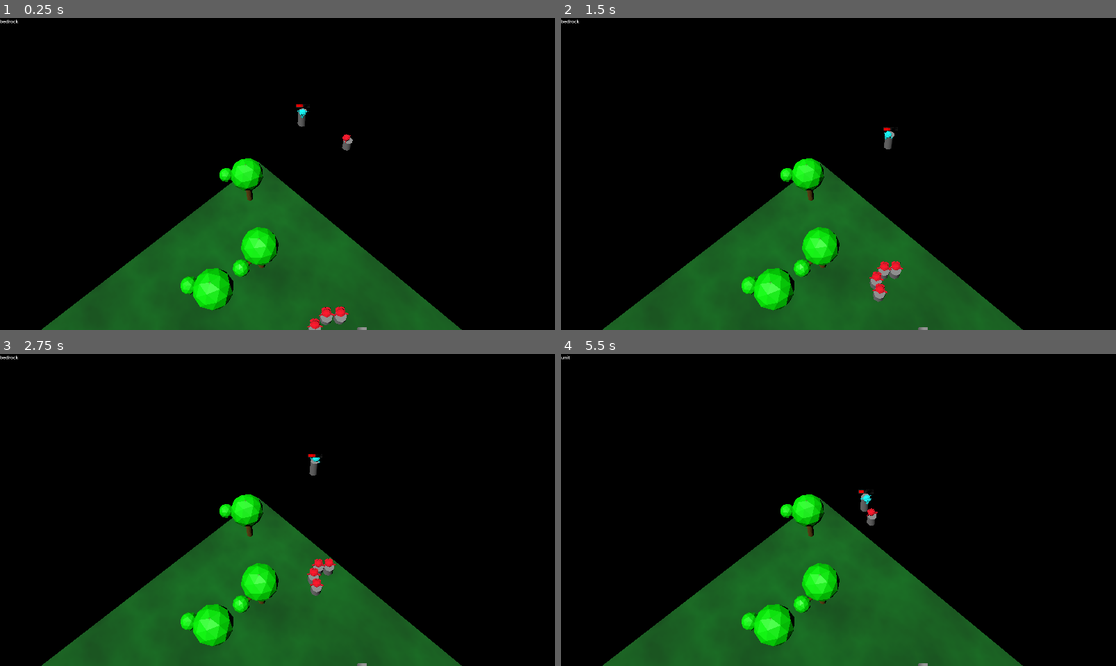
Above: before the commit, frames 1-4 (two rows, left to right).
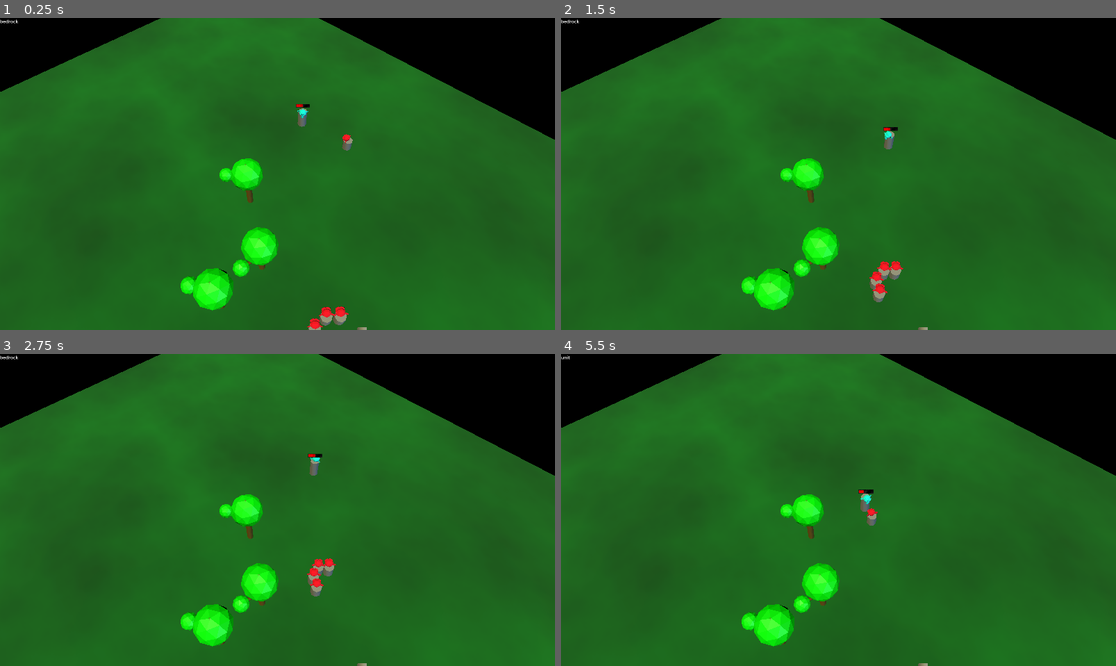
Above: after the commit, the same moments.

Repository: r0nk/midlane
Game: Godot game, scene res://main3d.tscn
Two runs of this game, one before a commit and one after it. Both use one fixed random seed, a clock stepped at 60 frames per second and the inputs below.
Inputs (mouse positions are in pixels of both pictures, inside the frame that each line leads up to):
- Up to frame 1 (0.25 s): no input
- Up to frame 2 (1.5 s): move the mouse to (960, 158) at 0.52 s; right-click (960, 158) at 0.6 s; move the mouse to (727, 189) at 1.27 s; right-click (727, 189) at 1.35 s
- Up to frame 3 (2.75 s): move the mouse to (333, 441) at 2.02 s; right-click (333, 441) at 2.1 s
- Up to frame 4 (5.5 s): move the mouse to (810, 572) at 2.77 s; right-click (810, 572) at 2.85 s; move the mouse to (1005, 556) at 3.52 s; right-click (1005, 556) at 3.6 s; move the mouse to (672, 463) at 4.27 s; right-click (672, 463) at 4.35 s; move the mouse to (866, 510) at 5.02 s; right-click (866, 510) at 5.1 s

The runs differ from the first frame. In frame 1, 68% of the frame differs, in the area x 0-100%, y 0-100%; in frame 2, 68%; in frame 3, 68%; in frame 4, 68%.

Commit message:
start of move for tower to 3d

Diff:
--- a/main.tscn
+++ b/main.tscn
@@ -95,7 +95,6 @@
 
 [node name="bad_tower" parent="." instance=ExtResource("6_3ftjk")]
 position = Vector2(1200, 56)
-team = "bad"
 
 [node name="Camera2D" type="Camera2D" parent="."]
 z_index = 1
--- a/main3d.tscn
+++ b/main3d.tscn
@@ -1,10 +1,11 @@
-[gd_scene load_steps=25 format=3 uid="uid://0vqxkwa3nw8q"]
+[gd_scene load_steps=32 format=3 uid="uid://0vqxkwa3nw8q"]
 
 [ext_resource type="Script" path="res://Camera3D.gd" id="1_kwj0e"]
 [ext_resource type="Script" path="res://unit.gd" id="2_l5ywj"]
 [ext_resource type="PackedScene" uid="uid://bhek1084fhjrp" path="res://models/tree.glb" id="2_un76p"]
 [ext_resource type="Script" path="res://pathfinding.gd" id="2_xwc7q"]
 [ext_resource type="PackedScene" uid="uid://b82fju5la8bll" path="res://health.tscn" id="4_xycq2"]
+[ext_resource type="Script" path="res://tower.gd" id="5_3daxr"]
 [ext_resource type="Script" path="res://barracks.gd" id="5_d55da"]
 [ext_resource type="PackedScene" uid="uid://b6a0ritw02bxx" path="res://creep.tscn" id="6_n1ja7"]
 
@@ -53,6 +54,23 @@
 [sub_resource type="ViewportTexture" id="ViewportTexture_0by5y"]
 viewport_path = NodePath("sv")
 
+[sub_resource type="Gradient" id="Gradient_065k4"]
+colors = PackedColorArray(0.29634, 0.294337, 0.294337, 1, 0.540732, 0.540732, 0.540732, 1)
+
+[sub_resource type="FastNoiseLite" id="FastNoiseLite_vd2y2"]
+
+[sub_resource type="NoiseTexture2D" id="NoiseTexture2D_cedio"]
+color_ramp = SubResource("Gradient_065k4")
+noise = SubResource("FastNoiseLite_vd2y2")
+
+[sub_resource type="StandardMaterial3D" id="StandardMaterial3D_t1fr4"]
+albedo_texture = SubResource("NoiseTexture2D_cedio")
+
+[sub_resource type="ShaderMaterial" id="ShaderMaterial_wmvo8"]
+
+[sub_resource type="BoxShape3D" id="BoxShape3D_ge5by"]
+size = Vector3(2.03027, 3.91205, 1.99817)
+
 [sub_resource type="ParticleProcessMaterial" id="ParticleProcessMaterial_ww2w6"]
 emission_shape = 1
 emission_sphere_radius = 1.0
@@ -128,6 +146,30 @@
 texture = SubResource("ViewportTexture_0by5y")
 regen_rate = 5
 
+[node name="tower" type="StaticBody3D" parent="."]
+transform = Transform3D(1, 0, 0, 0, 1, 0, 0, 0, 1, 2.73634, 0.5113, 3.07327)
+script = ExtResource("5_3daxr")
+
+[node name="model" type="CSGCylinder3D" parent="tower"]
+transform = Transform3D(1, 0, 0, 0, 1, 0, 0, 0, 1, 0, 1.36039, 0)
+radius = 1.0
+height = 4.0
+material = SubResource("StandardMaterial3D_t1fr4")
+
+[node name="turret" type="CSGBox3D" parent="tower/model"]
+transform = Transform3D(0.577892, 0, 0, 0, 0.577892, 0, 0, 0, 0.577892, 0, 2.72346, 0)
+size = Vector3(2, 2, 2)
+material = SubResource("ShaderMaterial_wmvo8")
+
+[node name="CSGBox3D2" type="CSGBox3D" parent="tower/model/turret"]
+transform = Transform3D(1, 0, 0, 0, 1, 0, 0, 0, 1, 0, 0, -1.06886)
+size = Vector3(1, 1, 3)
+material = SubResource("ShaderMaterial_wmvo8")
+
+[node name="CollisionShape3D" type="CollisionShape3D" parent="tower"]
+transform = Transform3D(1, 0, 0, 0, 1, 0, 0, 0, 1, -0.0161133, 1.45602, -0.024353)
+shape = SubResource("BoxShape3D_ge5by")
+
 [node name="barracks" type="StaticBody3D" parent="."]
 transform = Transform3D(1, 0, 0, 0, 1, 0, 0, 0, 1, 2.73634, 0.5113, -6.94443)
 script = ExtResource("5_d55da")
@@ -173,7 +215,8 @@
 [node name="map" type="Node3D" parent="."]
 
 [node name="floor" type="CSGBox3D" parent="map"]
-size = Vector3(34.5177, 1, 28.5495)
+transform = Transform3D(2.90126, 0, 0, 0, 2.90126, 0, 0, 0, 2.90126, 0, -0.11648, 0)
+size = Vector3(34.518, 0.1, 28.549)
 material = SubResource("StandardMaterial3D_b6s6x")
 
 [node name="decoration" type="Node3D" parent="map"]
@@ -187,8 +230,14 @@
 [node name="tree3" parent="map/decoration" instance=ExtResource("2_un76p")]
 transform = Transform3D(0.156266, 0, -0.262608, 0, 0.305585, 0, 0.262608, 0, 0.156266, -14.4437, 0, -10.4745)
 
-[node name="DirectionalLight3D" type="DirectionalLight3D" parent="."]
-transform = Transform3D(1, 0, 0, 0, 0.397356, 0.917665, 0, -0.917665, 0.397356, 0, 0, 9.76308)
+[node name="sun" type="DirectionalLight3D" parent="."]
+transform = Transform3D(1, 0, 0, 0, 0.397356, 0.917665, 0, -0.917665, 0.397356, 0, 12.9529, 13.8341)
+light_color = Color(1, 0.972549, 0.729412, 1)
+
+[node name="moon" type="DirectionalLight3D" parent="."]
+transform = Transform3D(-0.110318, -0.359919, 0.926439, 0.110329, 0.921932, 0.371306, -0.987754, 0.143175, -0.0619957, 15.3221, 12.9529, 13.8341)
+light_color = Color(0.670588, 0.85098, 1, 1)
+light_energy = 0.5
 
 [node name="bedrock" type="StaticBody3D" parent="."]
 transform = Transform3D(1, 0, 0, 0, 1, 0, 0, 0, 1, 0, 3.199, 0)
--- a/tower.gd
+++ b/tower.gd
@@ -1,22 +1,4 @@
-extends CharacterBody2D
+extends StaticBody3D
 
-# Declare member variables here. Examples:
-# var a = 2
-# var b = "text"
-var max_health = 2000
-var health = max_health
-@export var team = "rad"
-
-func _on_acquisition_body_entered(_body):
-	$acquisition.process_targeting()
-
-# Called when the node enters the scene tree for the first time.
-func _ready():
-	$acquisition.team = team
-	if(team=="rad"):
-		$acquisition.target_name = "bad_tower"
-		$acquisition.process_targeting()
-
-# Called every frame. 'delta' is the elapsed time since the previous frame.
 func _process(delta):
-	$bar.value=100*health/max_health
+	$model/turret.look_at($"../unit".position)
